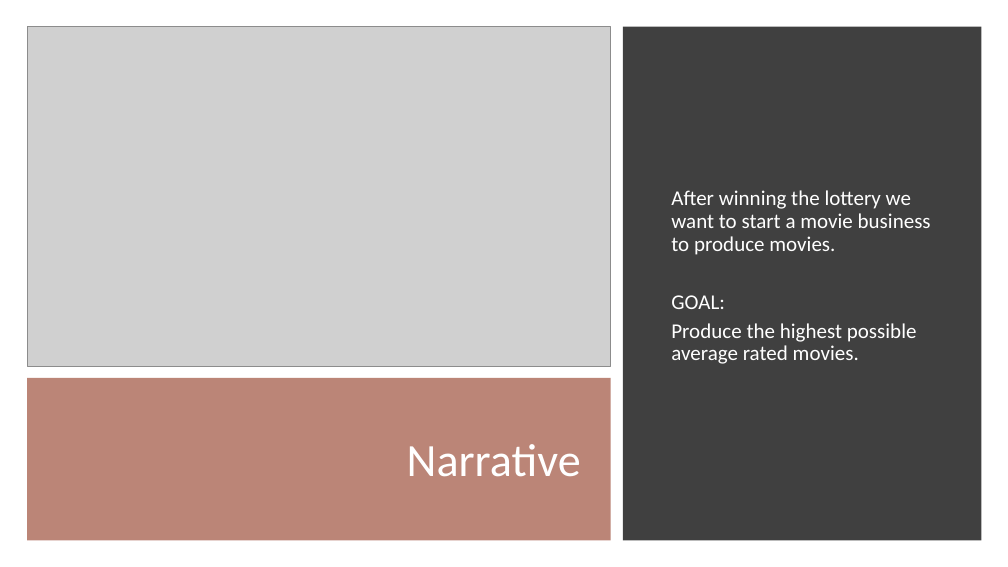
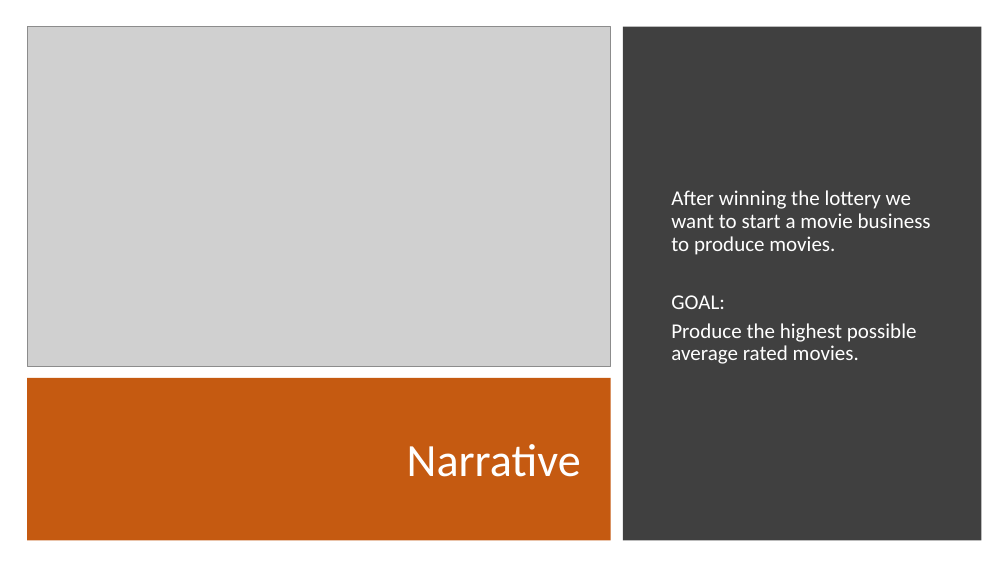
Before and after one commit to dniedermier-cscc/Scrum-Lords-Capstone-2018, a slide deck: slide 2 of Presentation/ScrumLords_Capstone.pptx. Drawn at 1008x567 pixels with LibreOffice and Linux fonts; fonts in the diff are those of the drawing; grey boxes stand for pictures. Boxes give left, top, right and bottom in pixels: in the first picture for what was removed or moved away, otherwise in the second. Text is boxed around its words. In the diff, an @@ line names an element or a change of style, - is before the commit and + after.

```diff
--- a/Presentation/ScrumLords_Capstone.pptx
+++ b/Presentation/ScrumLords_Capstone.pptx
@@ rectangle at box(27, 378, 611, 541): fill #BB8577 to #C55A11 @@
```
Also in this commit, not shown: 6 other slides changed, 8 slides added, 5 slides removed.
